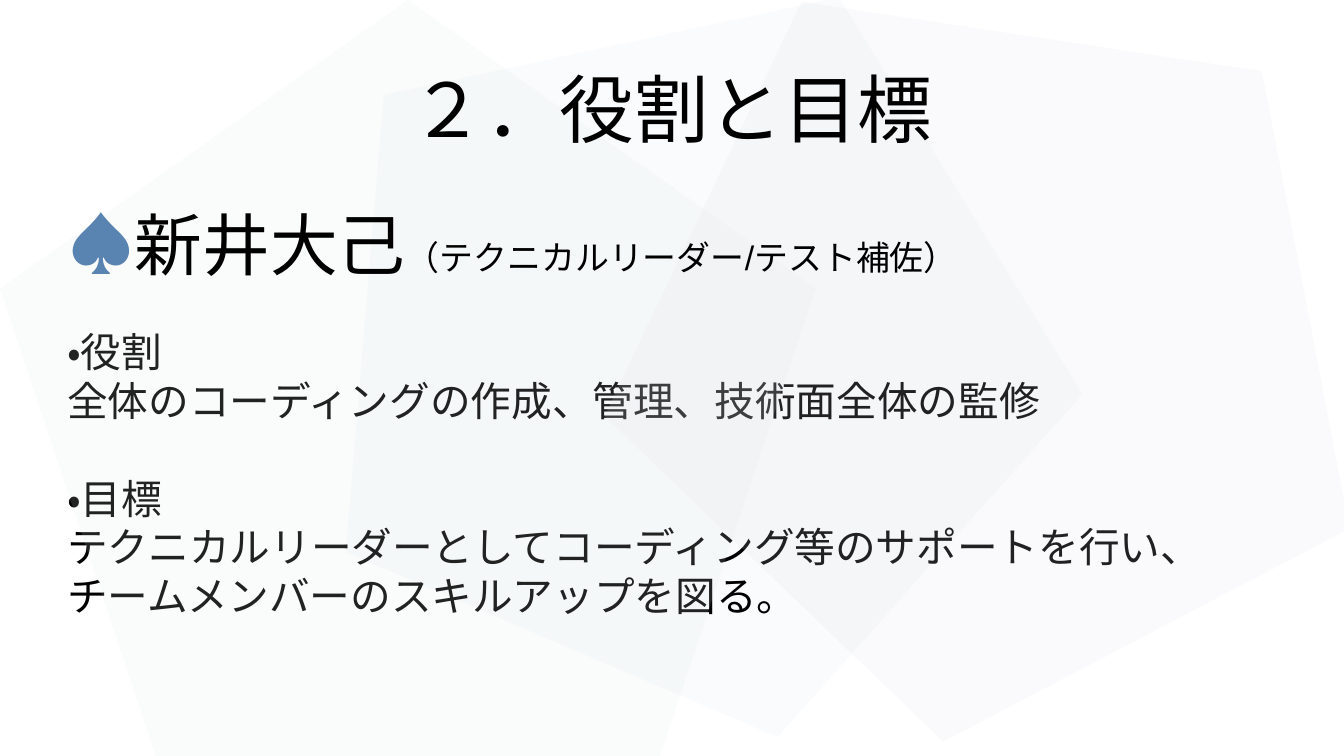
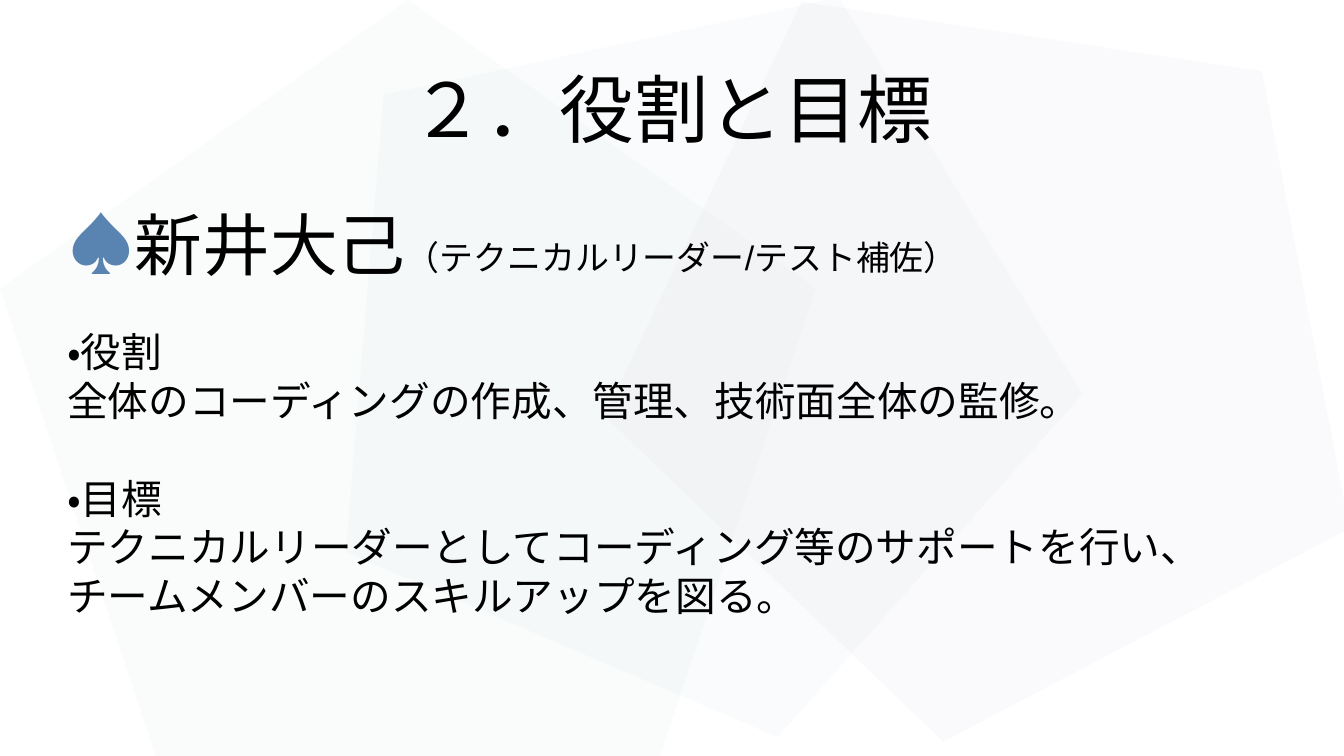
Before and after one commit to 2022java42-student009/ProjectJava, a slide deck: slide 5 of タスク/豊住班プレゼン資料.odp. Drawn at 1344x756 pixels with LibreOffice and Linux fonts; fonts in the diff are those of the drawing. Boxes give left, top, right and bottom in pixels: in the first picture for what was removed or moved away, otherwise in the second. Text is boxed around its words. In the diff, an @@ line names an element or a change of style, - is before the commit and + after.

```diff
--- a/タスク/豊住班プレゼン資料.odp
+++ b/タスク/豊住班プレゼン資料.odp
@@ subtitle at (x1=67, y1=381, x2=1080, y2=420): text changed @@
-全体のコーディングの作成、管理、技術面全体の監修
+全体のコーディングの作成、管理、技術面全体の監修。
```
Also in this commit, not shown: 7 other slides changed.
